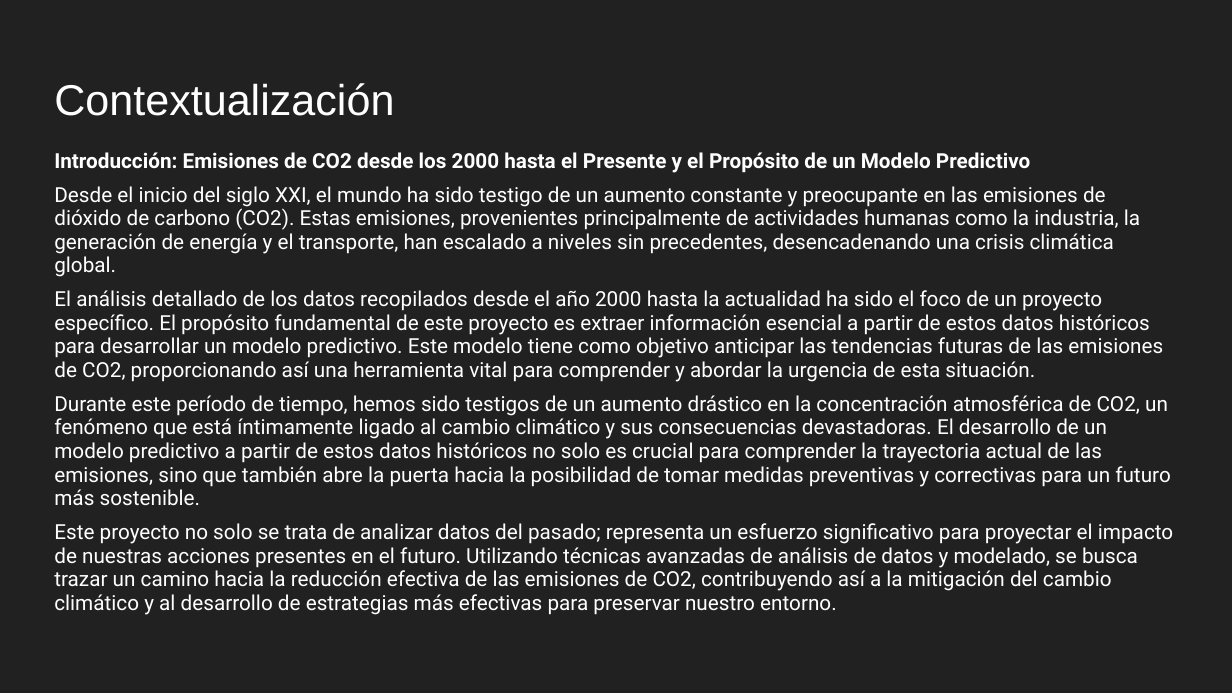
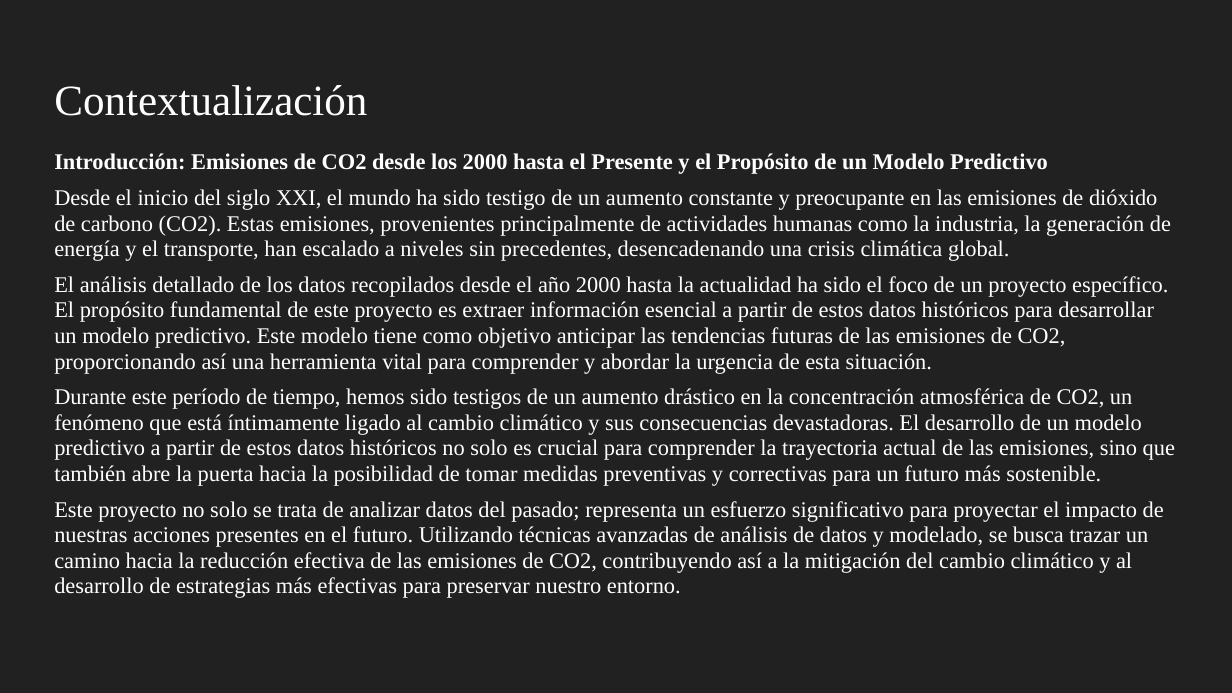
Before and after one commit to LeandroColombo111/Analysis-of-CO2-emissions-using-ML, a slide deck: slide 4 of Insights.pptx (slide 3 before the commit). Drawn at 1232x693 pixels with LibreOffice and Linux fonts; fonts in the diff are those of the drawing. Boxes give left, top, right and bottom in pixels: in the first picture for what was removed or moved away, otherwise in the second. Text is boxed around its words. In the diff, an @@ line names an element or a change of style, - is before the commit and + after.

```diff
--- a/Insights.pptx
+++ b/Insights.pptx
@@ title "Contextualización" at <box>54,85,367,116</box>: font Arial to Times New Roman @@
@@ text "Introducción: Emisiones de CO2 desde ..." at <box>54,153,1175,598</box>: size 12.1 to 13.1 pt, font Roboto to Times New Roman @@
```
Also in this commit, not shown: 5 other slides changed, 3 slides added, 1 slide removed, 1 other file.
